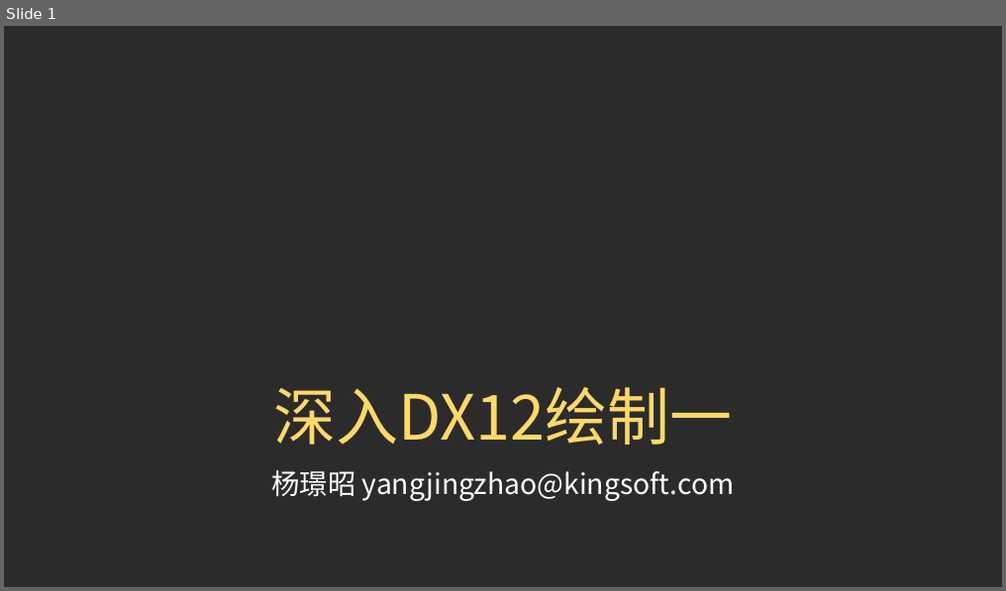
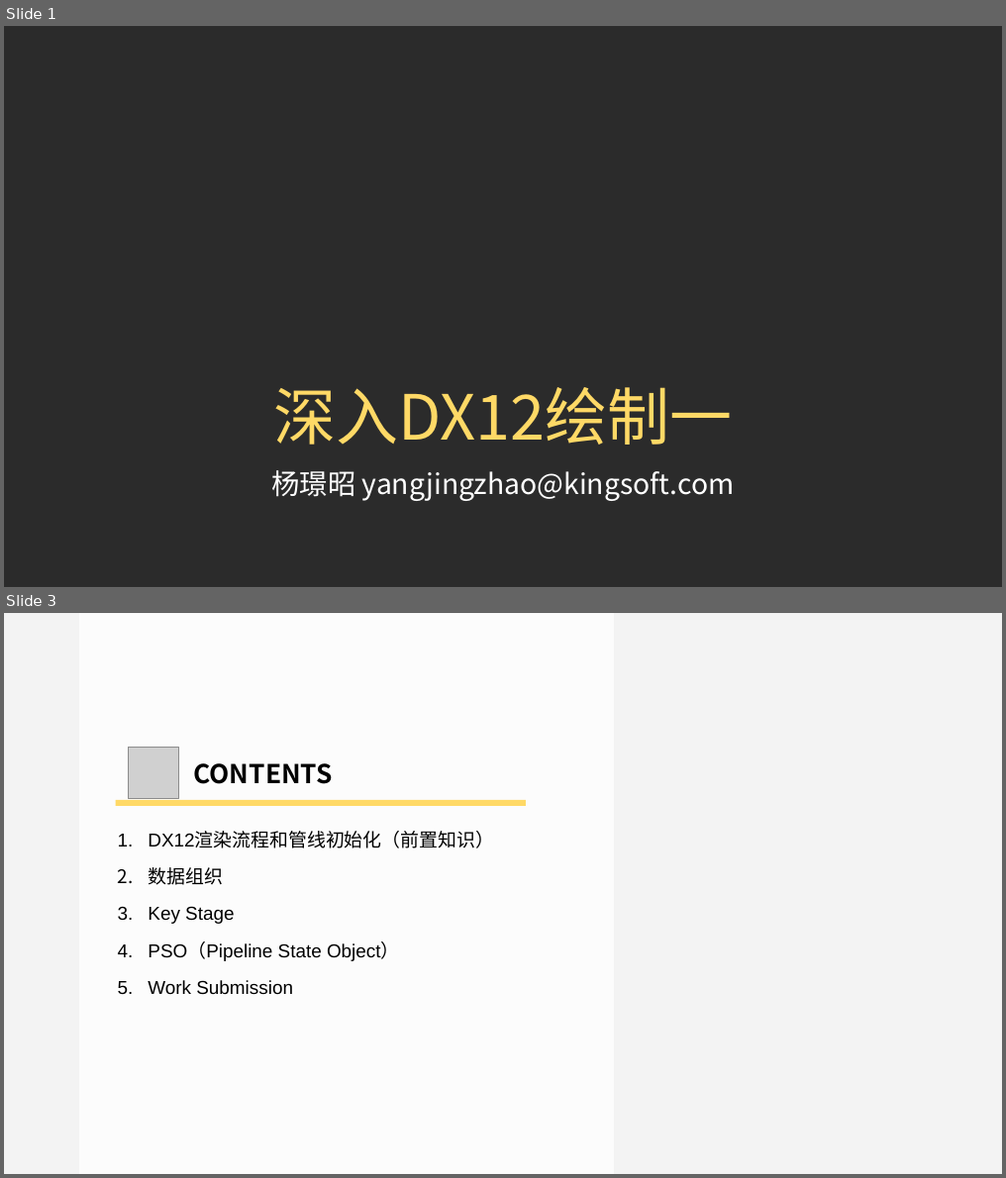
Before and after one commit to doomlover/KSGameEngineTutorials, a slide deck: PPTs/03.深入DX12绘制一.pptx. Shown one above the other, each under a label of ours: slide 1 before the commit, slides 1 and 3 after it; the slides between them are not shown. The pictures are 1006x591 and 1006x1178 pixels, drawn with LibreOffice and Linux fonts; fonts in the diff are those of the drawing; grey boxes stand for pictures; background and template pictures are left out; a plain dark background stands for a picture behind light text. Boxes give left, top, right and bottom in pixels: in the first picture for what was removed or moved away, otherwise in the second. Text is boxed around its words. In the diff, an @@ line names an element or a change of style, - is before the commit and + after.

```diff
--- a/PPTs/03.深入DX12绘制一.pptx
+++ b/PPTs/03.深入DX12绘制一.pptx
@@ slide 3 added at [4,613,1002,1174], background #F3F3F3 @@
@@ rectangle added at [79,613,614,1174], fill #FFFFFF at 80% opacity @@
@@ picture added at [128,748,178,798] @@
@@ text added at [194,763,333,784], 50 pt, text #000000, bold @@
+CONTENTS
@@ rectangle added at [116,800,526,806], fill #FFD966 @@
@@ text added at [148,833,494,995], 36 pt, text #000000 @@
+1. DX12渲染流程和管线初始化（前置知识）
+2. 数据组织
+3. Key Stage
+4. PSO（Pipeline State Object）
+5. Work Submission
```
Also in this commit, not shown: 1 slide changed, 27 other slides added, 8 slides removed, 1 other file.
